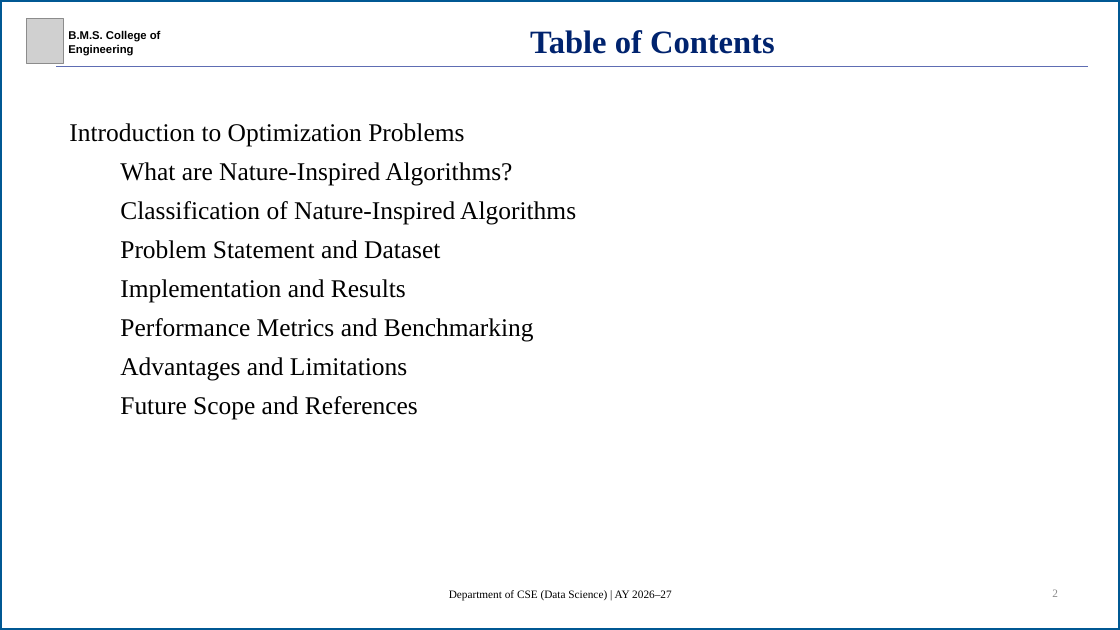
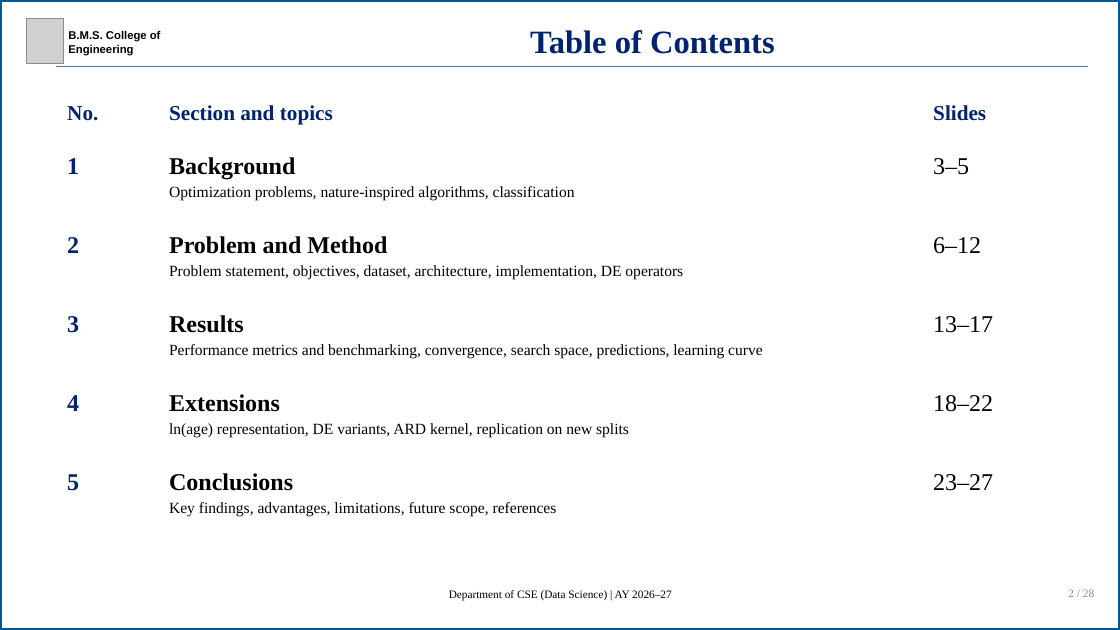
Before and after one commit to R-V-Abhishek/concrete-strength-de-svr, a slide deck: slide 2 of presentation/concrete-strength-de-svr-presentation.pptx. Drawn at 1120x630 pixels with LibreOffice and Linux fonts; fonts in the diff are those of the drawing; grey boxes stand for pictures. Boxes give left, top, right and bottom in pixels: in the first picture for what was removed or moved away, otherwise in the second. Text is boxed around its words. In the diff, an @@ line names an element or a change of style, - is before the commit and + after.

```diff
--- a/presentation/concrete-strength-de-svr-presentation.pptx
+++ b/presentation/concrete-strength-de-svr-presentation.pptx
@@ text added at <box>67,106,98,121</box>, 30 pt, text #00236E, bold @@
+No.
@@ text added at <box>169,105,333,125</box>, 30 pt, text #00236E, bold @@
+Section and topics
@@ text added at <box>933,105,986,121</box>, 30 pt, text #00236E, bold @@
+Slides
@@ text removed at <box>69,123,576,420</box> @@
-Introduction to Optimization Problems
-What are Nature-Inspired Algorithms?
-Classification of Nature-Inspired Algorithms
-Problem Statement and Dataset
-Implementation and Results
-Performance Metrics and Benchmarking
-Advantages and Limitations
-Future Scope and References
@@ text added at <box>67,158,79,174</box>, 34 pt, text #00236E, bold @@
+1
@@ text added at <box>169,157,295,180</box>, 34 pt, text #000000, bold @@
+Background
@@ text added at <box>933,158,969,175</box>, 34 pt, text #000000 @@
+3–5
@@ text added at <box>169,186,575,200</box>, 22 pt, text #000000 @@
+Optimization problems, nature-inspired algorithms, classification
@@ text added at <box>67,237,79,253</box>, 34 pt, text #00236E, bold @@
+2
@@ text added at <box>169,236,387,254</box>, 34 pt, text #000000, bold @@
+Problem and Method
@@ text added at <box>933,237,981,254</box>, 34 pt, text #000000 @@
+6–12
@@ text added at <box>169,265,683,279</box>, 22 pt, text #000000 @@
+Problem statement, objectives, dataset, architecture, implementation, DE operators
@@ text added at <box>67,316,79,333</box>, 34 pt, text #00236E, bold @@
+3
@@ text added at <box>169,315,244,333</box>, 34 pt, text #000000, bold @@
+Results
@@ text added at <box>933,316,993,333</box>, 34 pt, text #000000 @@
+13–17
@@ text added at <box>169,344,763,358</box>, 22 pt, text #000000 @@
+Performance metrics and benchmarking, convergence, search space, predictions, learning curve
@@ text added at <box>67,395,79,411</box>, 34 pt, text #00236E, bold @@
+4
@@ text added at <box>169,394,280,412</box>, 34 pt, text #000000, bold @@
+Extensions
@@ text added at <box>933,395,993,412</box>, 34 pt, text #000000 @@
+18–22
@@ text added at <box>169,423,629,437</box>, 22 pt, text #000000 @@
+ln(age) representation, DE variants, ARD kernel, replication on new splits
@@ text added at <box>67,474,79,491</box>, 34 pt, text #00236E, bold @@
+5
@@ text added at <box>169,473,293,491</box>, 34 pt, text #000000, bold @@
+Conclusions
@@ text added at <box>933,474,993,491</box>, 34 pt, text #000000 @@
+23–27
@@ text added at <box>169,502,557,516</box>, 22 pt, text #000000 @@
+Key findings, advantages, limitations, future scope, references
@@ text at <box>1068,589,1094,597</box>: text changed @@
-2
+2 / 28
```
Also in this commit, not shown: 23 other slides changed, 4 slides added, 19 other files.
